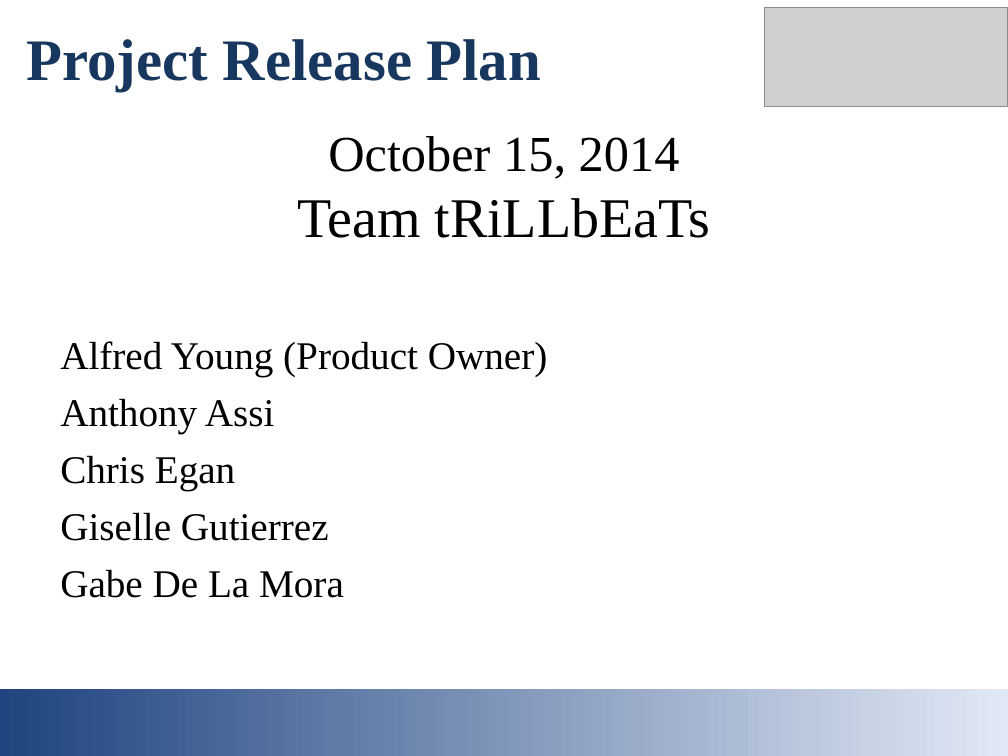
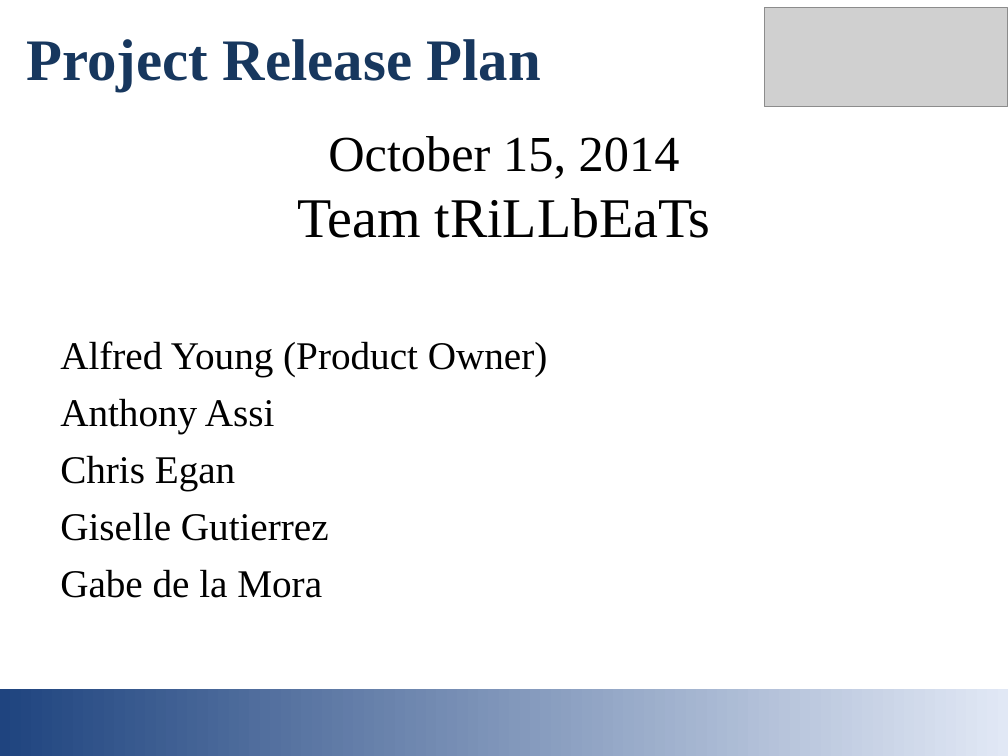
Before and after one commit to anthonyassi/Drum-Synthesizer, a slide deck: slide 1 of trillbeatspresentation.ppt. Drawn at 1008x756 pixels with LibreOffice and Linux fonts; fonts in the diff are those of the drawing; grey boxes stand for pictures. Boxes give left, top, right and bottom in pixels: in the first picture for what was removed or moved away, otherwise in the second. Text is boxed around its words. In the diff, an @@ line names an element or a change of style, - is before the commit and + after.

Commit message:
powerpoint

```diff
--- a/trillbeatspresentation.ppt
+++ b/trillbeatspresentation.ppt
@@ text at [60, 569, 322, 598]: text changed @@
-Gabe De La Mora
+Gabe de la Mora
```
Also in this commit, not shown: 1 slide added, 2 other files.
